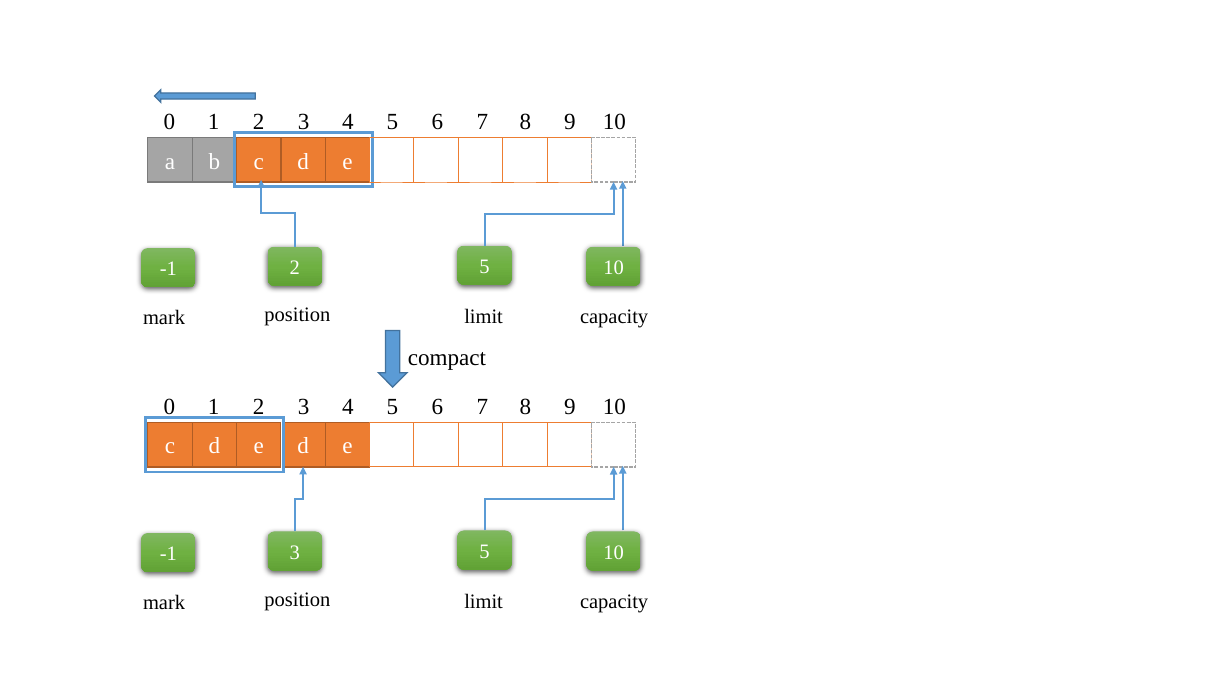
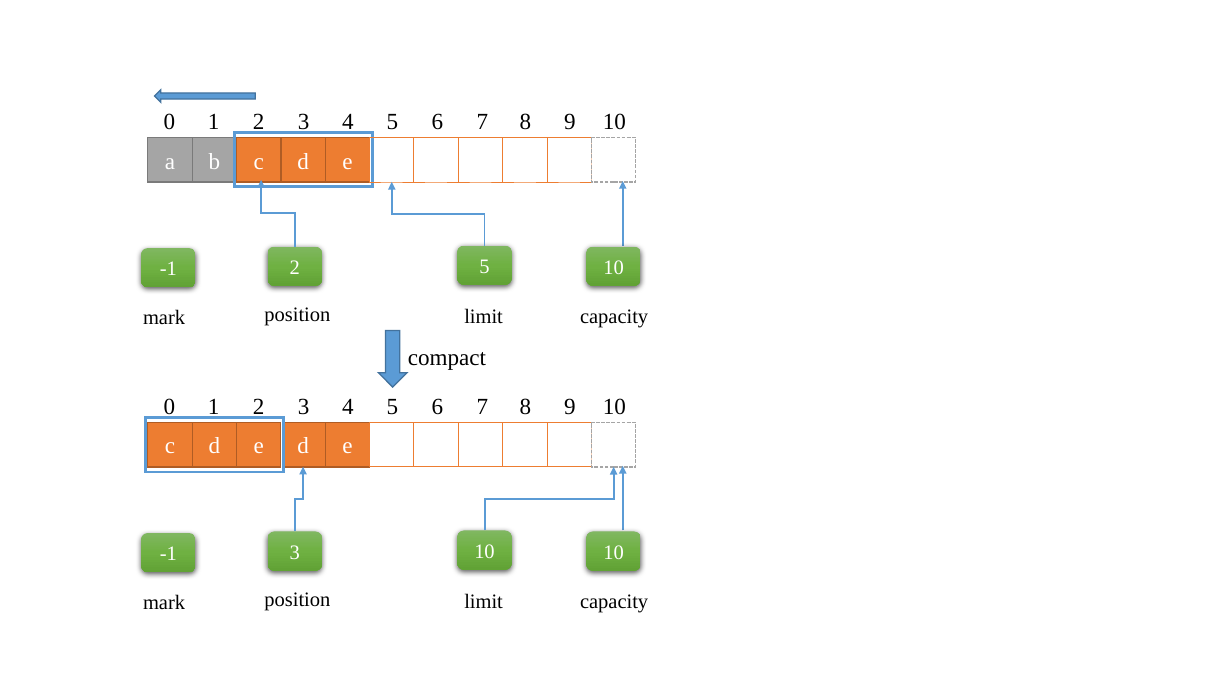
Before and after one commit to Zoaz/code-samples, a slide deck: slide 5 of chart/java/nio.pptx. Drawn at 1232x693 pixels with LibreOffice and Linux fonts; fonts in the diff are those of the drawing. Boxes give left, top, right and bottom in pixels: in the first picture for what was removed or moved away, otherwise in the second. Text is boxed around its words. In the diff, an @@ line names an element or a change of style, - is before the commit and + after.

```diff
--- a/chart/java/nio.pptx
+++ b/chart/java/nio.pptx
@@ elbow arrow moved from (484, 246) - (614, 182) to (484, 246) - (392, 182) @@
@@ text in rounded rectangle at (x1=474, y1=544, x2=494, y2=558): text changed @@
-5
+10
```
Also in this commit, not shown: 1 other slide changed, 2 other files.
